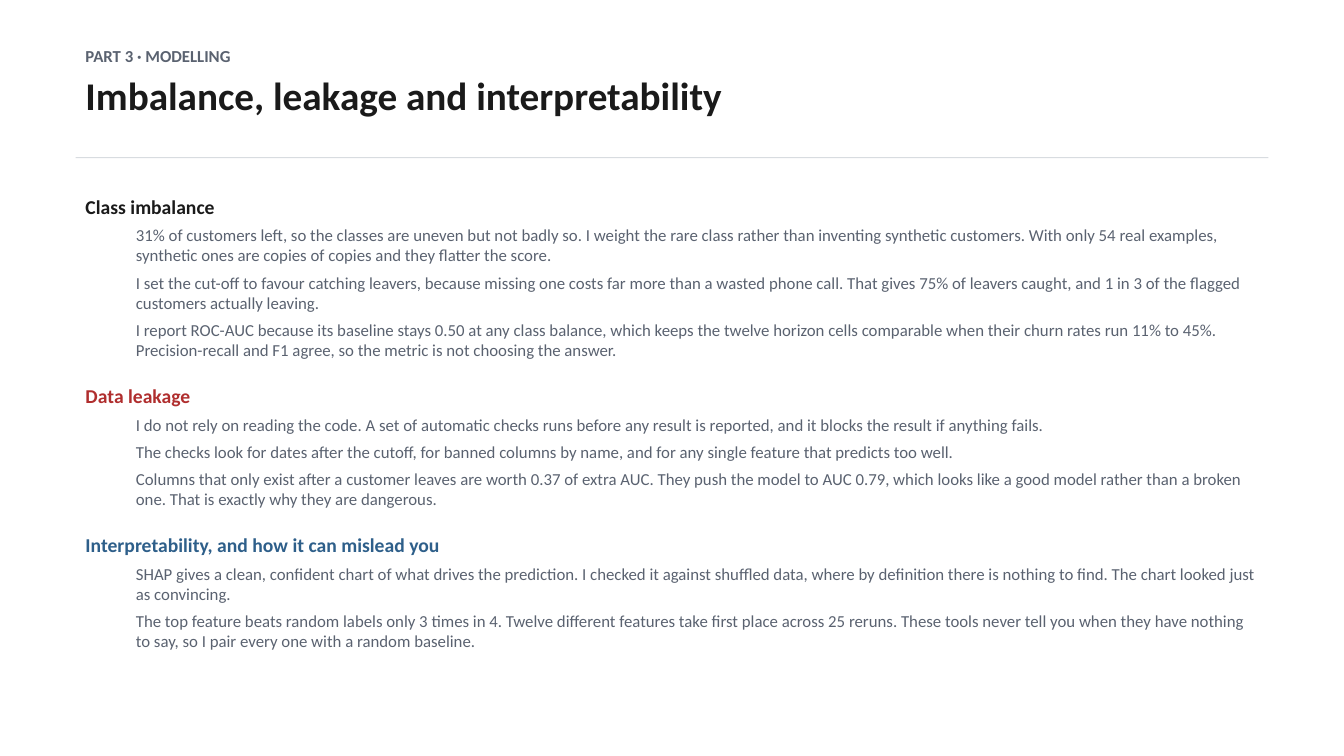
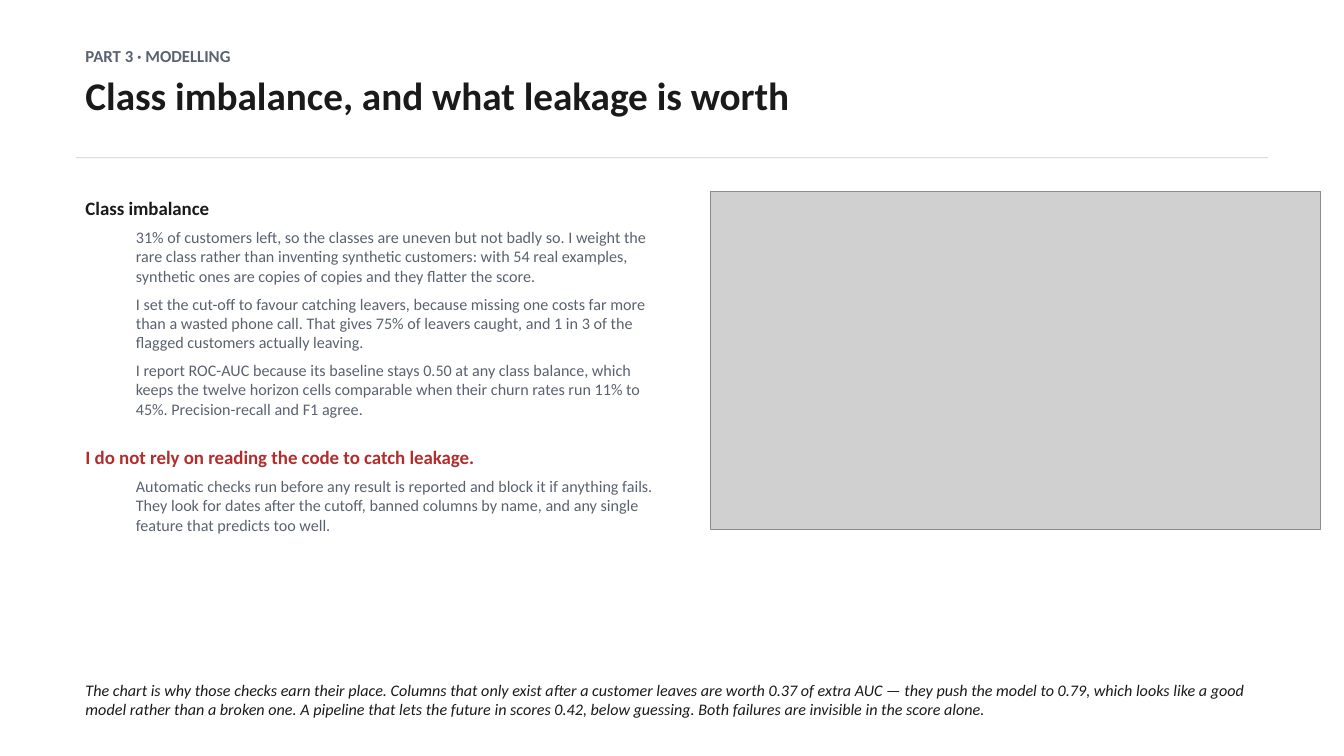
Before and after one commit to dmitriyratu/avepoint-churn-case-study, a slide deck: slide 9 of outputs/decks/AvePoint_Case_Study.pptx. Drawn at 1344x756 pixels with LibreOffice and Linux fonts; fonts in the diff are those of the drawing; grey boxes stand for pictures. Boxes give left, top, right and bottom in pixels: in the first picture for what was removed or moved away, otherwise in the second. Text is boxed around its words. In the diff, an @@ line names an element or a change of style, - is before the commit and + after.

Commit message:
Refactor output paths and enhance presentation generation scripts
- Updated `build_exec_summary.py` and `build_main_deck.py` to use relative paths for output files, ensuring compatibility across different environments.
- Introduced `build_explorer.py` to create a comprehensive HTML data explorer for the raw dataset, integrating profiles and verdicts for better data understanding.
- Enhanced `deck_style.py` to standardize figure paths, improving consistency in presentation design.
- Added new visualizations and refined existing content in the executive summary and case study decks to better communicate findings on customer churn.

These changes aim to improve the usability and clarity of the project outputs while ensuring that the presentation materials are accessible and informative.

```diff
--- a/outputs/decks/AvePoint_Case_Study.pptx
+++ b/outputs/decks/AvePoint_Case_Study.pptx
@@ text at (x1=85, y1=82, x2=789, y2=117): text changed @@
-Imbalance, leakage and interpretability
+Class imbalance, and what leakage is worth
@@ text at (x1=85, y1=201, x2=645, y2=351): size 14 to 13.5 pt in "Class imbalance"; size 12 to 11.5 pt in "I set the cut-off to favour catching ..."; more space between paragraphs @@
@@ picture added at (x1=711, y1=192, x2=1321, y2=529) @@
@@ text at (x1=136, y1=232, x2=646, y2=285): text changed; size 12 to 11.5 pt @@
-  31% of customers left, so the classes are uneven but not badly so. I weight the rare class rather than inventing synthetic customers. With only 54 real examples, synthetic ones are copies of copies and they flatter the score.
+  31% of customers left, so the classes are uneven but not badly so. I weight the rare class rather than inventing synthetic customers: with 54 real examples, synthetic ones are copies of copies and they flatter the score.
@@ text at (x1=85, y1=365, x2=652, y2=534): text changed; size 12 to 11.5 pt @@
-  I report ROC-AUC because its baseline stays 0.50 at any class balance, which keeps the twelve horizon cells comparable when their churn rates run 11% to 45%. Precision-recall and F1 agree, so the metric is not choosing the answer.
-Data leakage
-  I do not rely on reading the code. A set of automatic checks runs before any result is reported, and it blocks the result if anything fails.
-  The checks look for dates after the cutoff, for banned columns by name, and for any single feature that predicts too well.
-  Columns that only exist after a customer leaves are worth 0.37 of extra AUC. They push the model to AUC 0.79, which looks like a good model rather than a broken one. That is exactly why they are dangerous.
-Interpretability, and how it can mislead you
-  SHAP gives a clean, confident chart of what drives the prediction. I checked it against shuffled data, where by definition there is nothing to find. The chart looked just as convincing.
-  The top feature beats random labels only 3 times in 4. Twelve different features take first place across 25 reruns. These tools never tell you when they have nothing to say, so I pair every one with a random baseline.
+  I report ROC-AUC because its baseline stays 0.50 at any class balance, which keeps the twelve horizon cells comparable when their churn rates run 11% to 45%. Precision-recall and F1 agree.
+I do not rely on reading the code to catch leakage.
+  Automatic checks run before any result is reported and block it if anything fails. They look for dates after the cutoff, banned columns by name, and any single feature that predicts too well.
@@ text added at (x1=85, y1=684, x2=1244, y2=718), 11.5 pt, text #1A1A1A, italic @@
+The chart is why those checks earn their place. Columns that only exist after a customer leaves are worth 0.37 of extra AUC — they push the model to 0.79, which looks like a good model rather than a broken one. A pipeline that lets the future in scores 0.42, below guessing. Both failures are invisible in the score alone.
```
Also in this commit, not shown: 3 other slides changed, 1 slide added, 9 other files.
